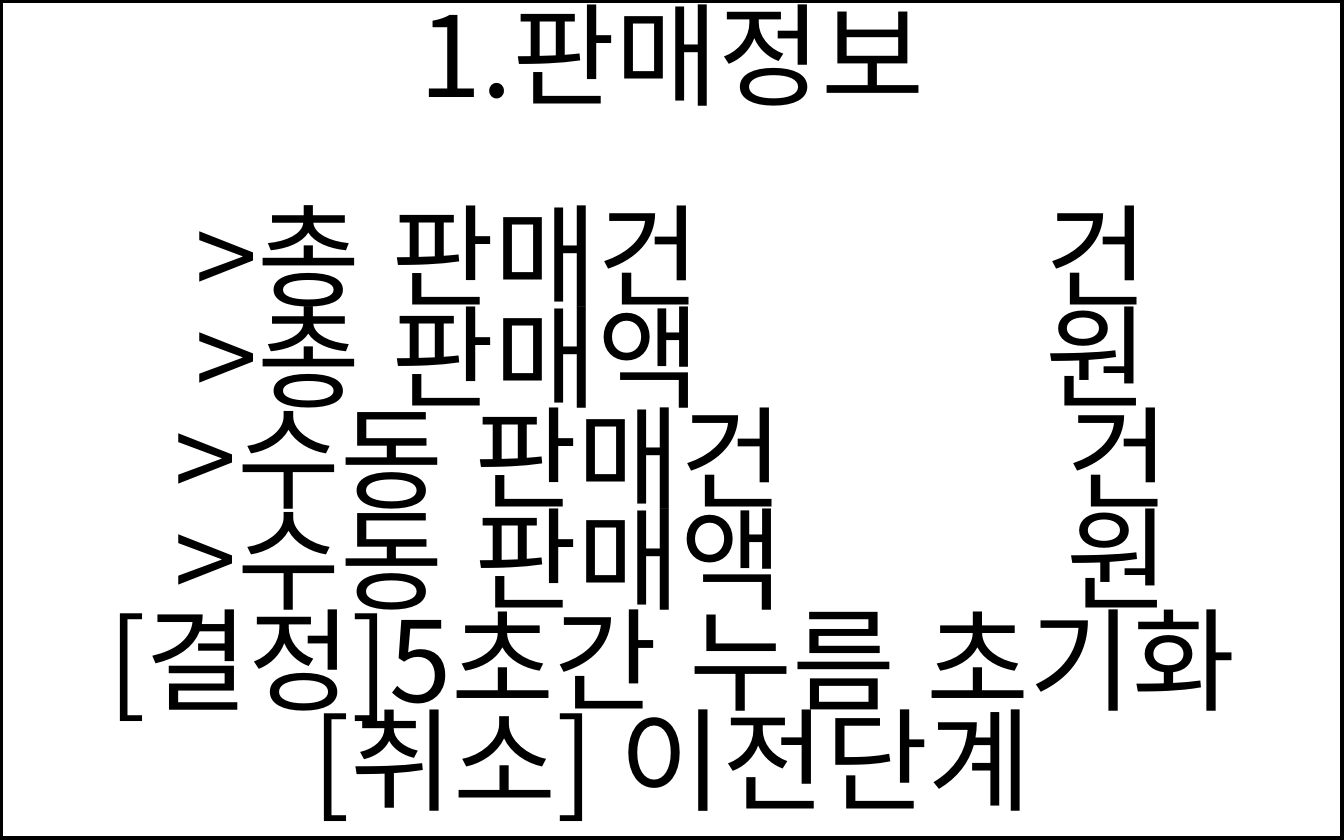
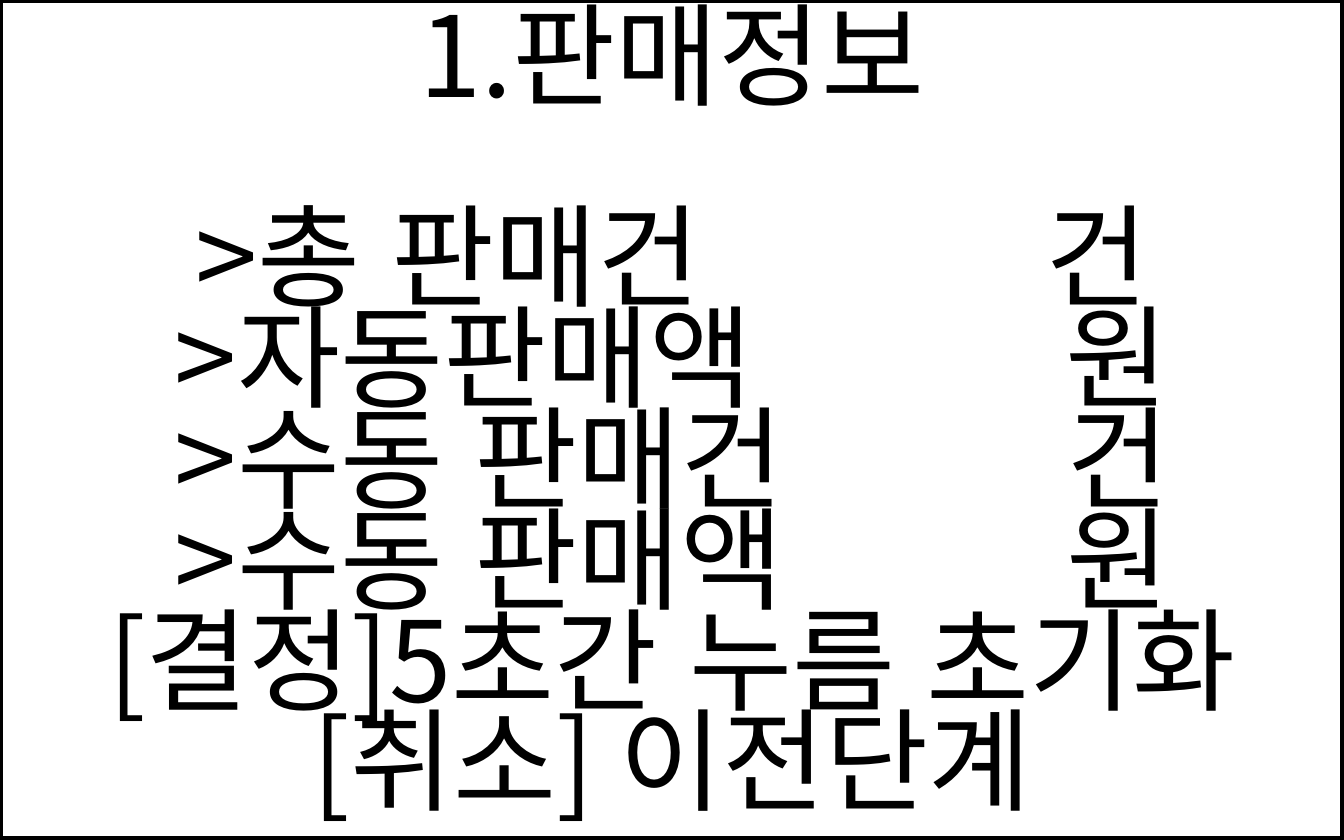
Before and after one commit to imwoo90/Zephyr_flower_vending_machine, a slide deck: slide 25 of application/src/app/view/resource_png/자판기 리소스.pptx. Drawn at 1344x840 pixels with LibreOffice and Linux fonts; fonts in the diff are those of the drawing. Boxes give left, top, right and bottom in pixels: in the first picture for what was removed or moved away, otherwise in the second. Text is boxed around its words. In the diff, an @@ line names an element or a change of style, - is before the commit and + after.

Commit message:
missing file update

```diff
--- a/application/src/app/view/resource_png/자판기 리소스.pptx
+++ b/application/src/app/view/resource_png/자판기 리소스.pptx
@@ text in rectangle at box(175, 286, 1169, 427): text changed @@
->총 판매액 원
+>자동판매액 원
```
